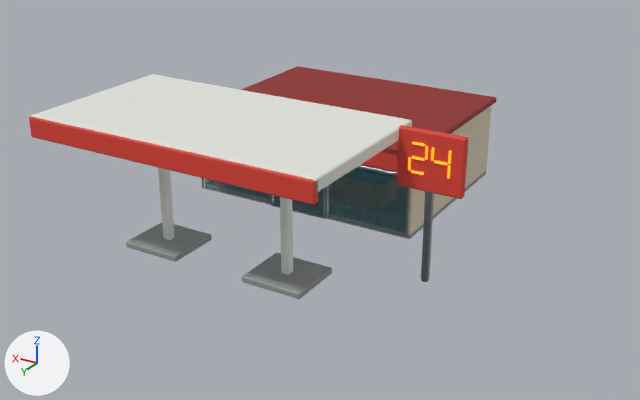
The glTF model public/models/station.glb as it was, and as the next commit left it.
Before and after are seen from a 50 mm lens placed at (-17.09, 29.5, 14.19), pointed at (-1.8, 4.03, 1.45). Arrows for +X, +Y and +Z are at lower left; the lights stay in place. The picture after the commit comes second.

The first picture shows 'Canopy', 'CanopyPost', 'CanopyPost.001', 'CanopyStripe', 'EntranceGlassLeft', 'EntranceGlassRight', 'LeftWall', 'PumpIsland', 'PumpIsland.001', 'RoadSign', 'Roof', 'SignPost' and 10 more.
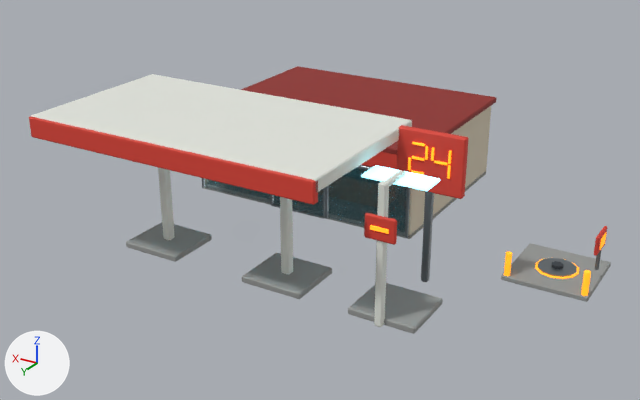
Patch to the scene script:
```diff
--- a/public/models/station.glb.py
+++ b/public/models/station.glb.py
@@ ob_tanksignpost @@
+ob_tanksignpost = bpy.data.objects.new('TankSignPost', me_cube_106_1)  # 24 vertices, 44 faces; spans x -0.06..0.06, y -0.06..0.06, z -0.45..0.45; in mat_metal (grey #81898e)
+ob_tanksignpost.location = (-11.5, 2.4, 0.95)
@@ ob_tanksignmark @@
+ob_tanksignmark = bpy.data.objects.new('TankSignMark', me_cube_108_1)  # 24 vertices, 44 faces; spans x -0.02..0.02, y -0.3..0.3, z -0.2..0.2; in mat_safety_yellow (orange #ffb835, glowing orange #ff8d00)
+ob_tanksignmark.location = (-11.57, 2.4, 1.55)
@@ ob_tanksign @@
+ob_tanksign = bpy.data.objects.new('TankSign', me_cube_107_1)  # 24 vertices, 44 faces; spans x -0.06..0.06, y -0.52..0.52, z -0.34..0.34; in mat_station_red (red #dd4235)
+ob_tanksign.location = (-11.5, 2.4, 1.55)
@@ ob_tankpad @@
+ob_tankpad = bpy.data.objects.new('TankPad', me_cube_105_1)  # 24 vertices, 44 faces; spans x -1.45..1.45, y -1.45..1.45, z -0.09..0.09; in mat_concrete (grey #959795)
+ob_tankpad.location = (-10.2, 2.4, 0.09)
@@ ob_tankhatchrim @@
+ob_tankhatchrim = bpy.data.objects.new('TankHatchRim', me_cylinder_002)  # a 12-sided cylinder along z spanning x -0.74..0.74, y -0.74..0.74, z -0.04..0.04; in mat_safety_yellow (orange #ffb835, glowing orange #ff8d00)
+ob_tankhatchrim.location = (-10.2, 2.4, 0.17)
@@ ob_tankhatch @@
+ob_tankhatch = bpy.data.objects.new('TankHatch', me_cylinder_001_1)  # a 12-sided cylinder along z spanning x -0.66..0.66, y -0.66..0.66, z -0.05..0.05; in mat_metal (grey #81898e)
+ob_tankhatch.location = (-10.2, 2.4, 0.2)
@@ ob_tankcap @@
+ob_tankcap = bpy.data.objects.new('TankCap', me_cylinder_003)  # an 8-sided cylinder along z spanning x -0.2..0.2, y -0.2..0.2, z -0.06..0.06; in mat_charcoal (dark grey #353c42)
+ob_tankcap.location = (-10.2, 2.4, 0.29)
@@ ob_tankbollard_001 @@
+ob_tankbollard_001 = bpy.data.objects.new('TankBollard.001', me_cylinder_005)  # an 8-sided cylinder along z spanning x -0.11..0.11, y -0.11..0.11, z -0.5..0.5; in mat_safety_yellow (orange #ffb835, glowing orange #ff8d00)
+ob_tankbollard_001.location = (-8.9, 3.7, 0.5)
@@ ob_tankbollard @@
+ob_tankbollard = bpy.data.objects.new('TankBollard', me_cylinder_005.copy())
+ob_tankbollard.location = (-11.5, 3.7, 0.5)
@@ ob_pumpisland_002 @@
+ob_pumpisland_002 = bpy.data.objects.new('PumpIsland.002', me_cube_098.copy())  # the mesh of ob_pumpisland_001
+ob_pumpisland_002.location = (-6.6, 7.4, 0.12)
@@ ob_postsignbar @@
+ob_postsignbar = bpy.data.objects.new('PostSignBar', me_cube_104_1)  # 24 vertices, 44 faces; spans x -0.3..0.3, y -0.03..0.03, z -0.07..0.07; in mat_safety_yellow (orange #ffb835, glowing orange #ff8d00)
+ob_postsignbar.location = (-6.6, 8.69, 3.3)
@@ ob_postsign @@
+ob_postsign = bpy.data.objects.new('PostSign', me_cube_103_1)  # 24 vertices, 44 faces; spans x -0.52..0.52, y -0.06..0.06, z -0.4..0.4; in mat_station_red (red #dd4235)
+ob_postsign.location = (-6.6, 8.62, 3.3)
@@ ob_postmast @@
+ob_postmast = bpy.data.objects.new('PostMast', me_cube_100_1)  # 24 vertices, 44 faces; spans x -0.13..0.13, y -0.13..0.13, z -2.35..2.35; in mat_paint_white (white #e5e7df)
+ob_postmast.location = (-6.6, 8.5, 2.35)
@@ ob_postarm @@
+ob_postarm = bpy.data.objects.new('PostArm', me_cube_101_1)  # 24 vertices, 44 faces; spans x -0.09..0.09, y -0.66..0.66, z -0.09..0.09; in mat_paint_white (white #e5e7df)
+ob_postarm.location = (-6.6, 7.95, 4.58)
@@ ob_canopylightpost @@
+ob_canopylightpost = bpy.data.objects.new('CanopyLightPost', me_cube_102_1)  # 24 vertices, 44 faces; spans x -1.08..1.08, y -0.46..0.46, z -0.05..0.05; in mat_cold_light (cyan #a0eaf3, glowing cyan #9beaff)
+ob_canopylightpost.location = (-6.6, 7.4, 4.46)
```

What differs and where, as boxes [x1, y1, x2, y2] in the pictures (640 x 400 px):
'TankPad', added
    after: [501, 243, 611, 302]
'PumpIsland.002', added
    after: [348, 283, 443, 334]
'PostMast', added
    after: [374, 181, 389, 327]
'CanopyLightPost', added
    after: [361, 165, 440, 191]
'PostSign', added (red)
    after: [364, 212, 397, 245]
'TankHatch', added
    after: [538, 258, 577, 277]
'TankBollard', added
    after: [581, 270, 591, 296]
'TankSign', added
    after: [594, 226, 607, 256]
'TankBollard.001', added
    after: [504, 251, 512, 276]
'TankHatchRim', added
    after: [535, 258, 579, 279]
'PostArm', added
    after: [386, 170, 405, 186]
'PostSignBar', added
    after: [370, 225, 389, 234]
'TankCap', added
    after: [552, 261, 563, 269]
'TankSignPost', added
    after: [595, 248, 602, 270]
'TankSignMark', added
    after: [599, 233, 606, 250]
